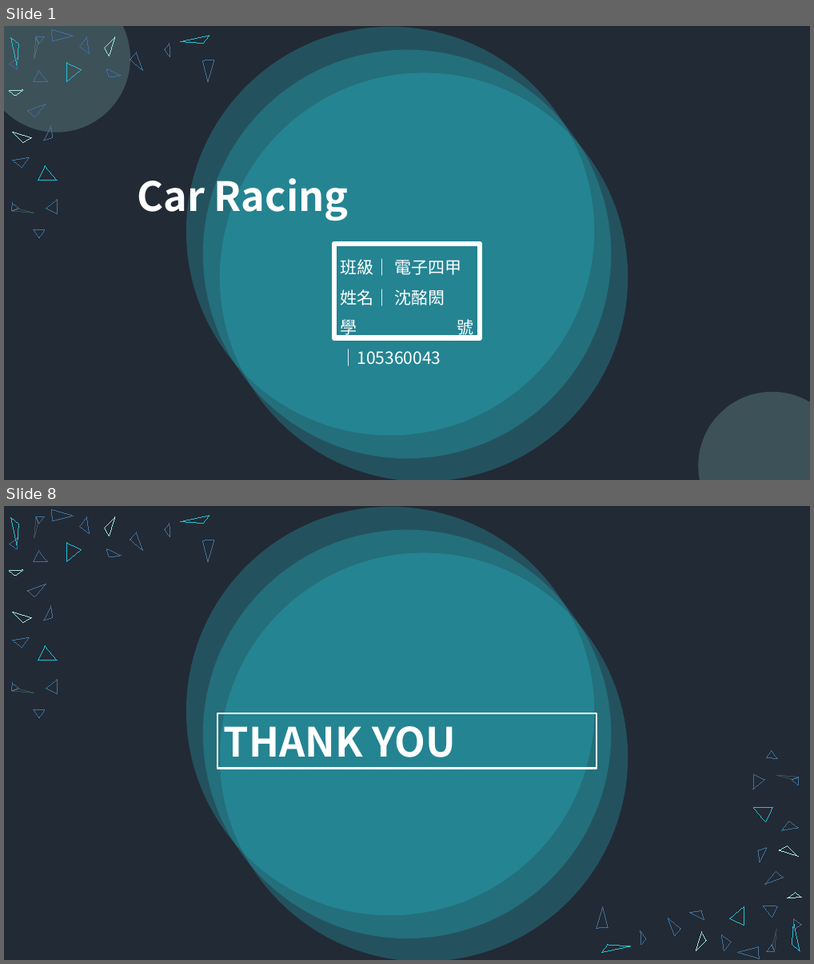
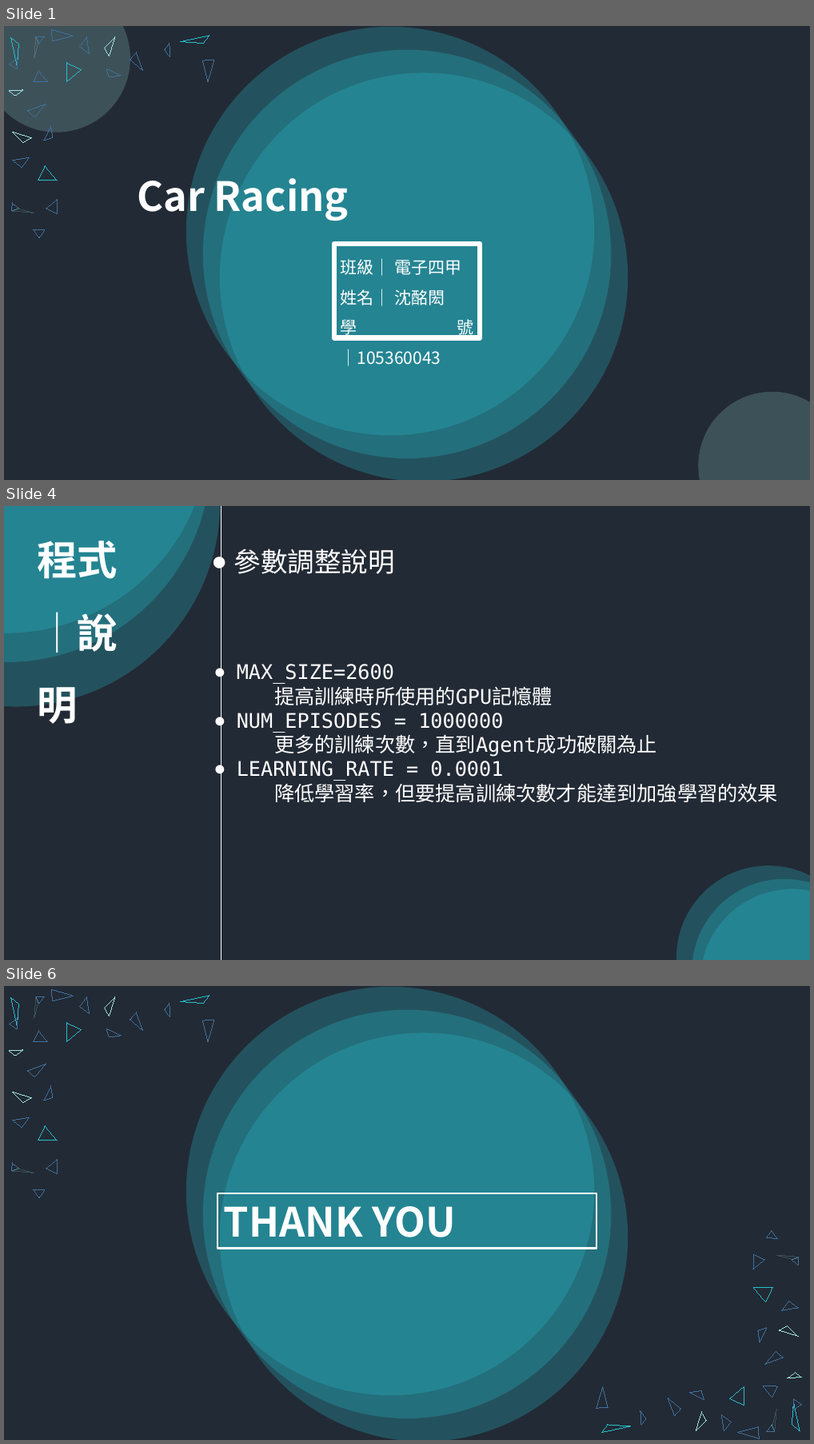
Before and after one commit to Shen-Ming-Hong/1082_Deep_Learning_and_Neural_Network, a slide deck: HW2/ppt/105360043_hw2_Car Racing.pptx. Shown one above the other, each under a label of ours: slides 1 and 8 before the commit, slides 1, 4 and 6 after it; the slides between them are not shown. The pictures are 814x964 and 814x1444 pixels, drawn with LibreOffice and Linux fonts; fonts in the diff are those of the drawing. Boxes give left, top, right and bottom in pixels: in the first picture for what was removed or moved away, otherwise in the second. Text is boxed around its words. In the diff, an @@ line names an element or a change of style, - is before the commit and + after.

```diff
--- a/HW2/ppt/105360043_hw2_Car Racing.pptx
+++ b/HW2/ppt/105360043_hw2_Car Racing.pptx
@@ slide 4 added at box(4, 506, 810, 960), background #222A35 @@
@@ ellipse added at box(4, 506, 262, 712), fill #27C0CE at 27% opacity @@
@@ ellipse added at box(4, 506, 270, 756), fill #27C0CE at 27% opacity @@
@@ ellipse added at box(4, 506, 260, 684), fill #27C0CE at 27% opacity @@
@@ line added from (221, 506) to (221, 960), #FFFFFF 0.25 pt @@
@@ text added at box(38, 540, 118, 730), 48 pt, text #FFFFFF, bold @@
+程式
+│說明
@@ text added at box(234, 548, 396, 574), 32 pt, text #FFFFFF @@
+● 參數調整說明
@@ text added at box(237, 664, 778, 802), 24 pt, text #FFFFFF @@
+● MAX_SIZE=2600
+提高訓練時所使用的GPU記憶體
+● NUM_EPISODES = 1000000
+更多的訓練次數，直到Agent成功破關為止
+● LEARNING_RATE = 0.0001
+降低學習率，但要提高訓練次數才能達到加強學習的效果
@@ ellipse added at box(650, 839, 810, 960), fill #27C0CE at 27% opacity @@
@@ ellipse added at box(666, 852, 810, 960), fill #27C0CE at 27% opacity @@
@@ ellipse added at box(674, 862, 810, 960), fill #27C0CE at 27% opacity @@
@@ what was slide 8 is now slide 6 @@
```
Also in this commit, not shown: 3 slides changed, 3 slides removed, 2 other files.
